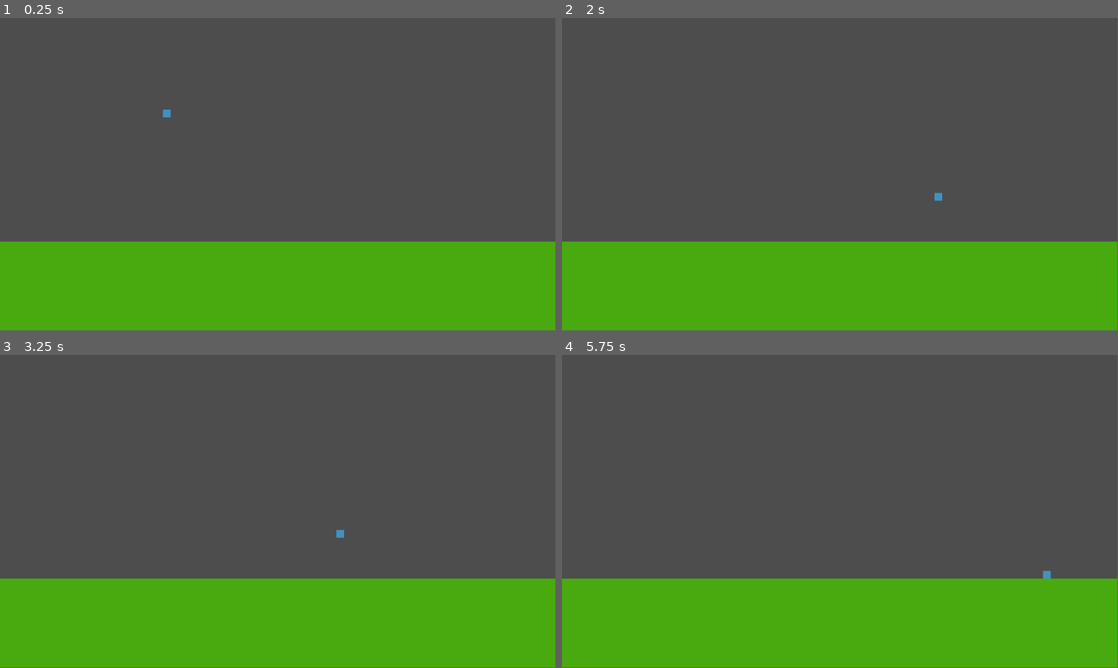
Above: before the commit, frames 1-4 (two rows, left to right).
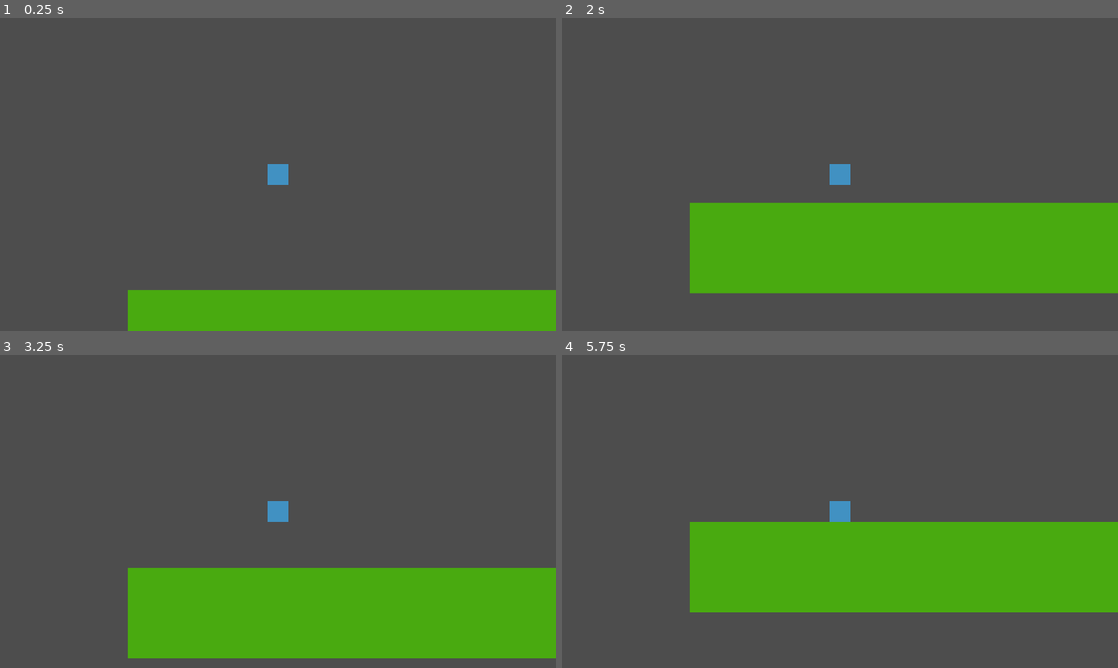
Above: after the commit, the same moments.

Repository: Robbit2/Winter-Melon-Jam-2023-Game
Game: Godot game, scene res://Scenes/main.tscn
The game is run twice, just before and just after one commit, with the same random seed, the same clock (stepped at 60 frames per second) and the same inputs.
Inputs:
- Up to frame 1 (0.25 s): no input
- Up to frame 2 (2 s): tap Enter (ui_accept) at 0.5, 0.6, 1.55 s; hold Right (ui_right) from 0.53 s (still down); tap W (jump, bound only after the commit) at 0.77, 0.8, 1.07, 1.35, 1.52, 1.82 s
- Up to frame 3 (3.25 s): release Right (ui_right) at 2.03 s; hold Left (ui_left) 2.03-2.78 s; tap Enter (ui_accept) at 2.1, 2.85 s; tap W (jump, bound only after the commit) at 2.3, 3.02 s; hold Right (ui_right) from 2.78 s (still down)
- Up to frame 4 (5.75 s): tap W (jump, bound only after the commit) at 3.32, 3.6, 3.77, 4.07, 4.52, 4.82, 5.3 s; release Right (ui_right) at 4.28 s; hold Left (ui_left) 4.28-5.03 s; tap Enter (ui_accept) at 4.35, 5.1 s; hold Right (ui_right) from 5.03 s (still down)
The window is 799x449 before the commit and 800x450 after it. Grey fills any space a smaller window leaves; there, only what the larger window draws over its background counts as a difference.

The runs differ from the first frame. In frame 1, 19% of the frame differs, in the area x 0-100%, y 0-100%; in frame 2, 26%; in frame 3, 12%; in frame 4, 34%, in the area x 0-100%, y 46-100%.

Commit message:
added double jump
player can double jump and then jumps get reset when they touch the ground

Diff:
--- a/Scenes/Entities/player.gd
+++ b/Scenes/Entities/player.gd
@@ -1,25 +1,29 @@
 extends CharacterBody2D
 
 
-const SPEED = 300.0
+const SPEED = 750.0
 const JUMP_VELOCITY = -400.0
+var jumps = 2
 
 # Get the gravity from the project settings to be synced with RigidBody nodes.
 var gravity = ProjectSettings.get_setting("physics/2d/default_gravity")
 
 
 func _physics_process(delta):
-	# Add the gravity.
+	# gravity
 	if not is_on_floor():
 		velocity.y += gravity * delta
 
-	# Handle jump.
-	if Input.is_action_just_pressed("ui_accept") and is_on_floor():
+	# reset double jump, can add in extra checks for charm in the future
+	if is_on_floor():
+		jumps = 2
+
+	# Handles Jump, if player is on the ground or has double jump let them jump
+	if Input.is_action_just_pressed("jump") and is_on_floor() or Input.is_action_just_pressed("jump") and jumps > 0:
 		velocity.y = JUMP_VELOCITY
+		jumps = max(0, jumps - 1)
 
-	# Get the input direction and handle the movement/deceleration.
-	# As good practice, you should replace UI actions with custom gameplay actions.
-	var direction = Input.get_axis("ui_left", "ui_right")
+	var direction = Input.get_axis("left", "right")
 	if direction:
 		velocity.x = direction * SPEED
 	else:
--- a/Scenes/Entities/player.tscn
+++ b/Scenes/Entities/player.tscn
@@ -21,7 +21,11 @@
 script = ExtResource("1_ul8et")
 
 [node name="Sprite" type="AnimatedSprite2D" parent="."]
+scale = Vector2(3, 3)
 sprite_frames = SubResource("SpriteFrames_igojk")
 
 [node name="Hitbox" type="CollisionShape2D" parent="."]
+scale = Vector2(3, 3)
 shape = SubResource("RectangleShape2D_8v7ij")
+
+[node name="Camera2D" type="Camera2D" parent="."]
--- a/project.godot
+++ b/project.godot
@@ -15,6 +15,35 @@
 config/features=PackedStringArray("4.2", "GL Compatibility")
 config/icon="res://icon.svg"
 
+[display]
+
+window/size/viewport_width=1280
+window/size/viewport_height=720
+
+[input]
+
+left={
+"deadzone": 0.5,
+"events": [Object(InputEventKey,"resource_local_to_scene":false,"resource_name":"","device":0,"window_id":0,"alt_pressed":false,"shift_pressed":false,"ctrl_pressed":false,"meta_pressed":false,"pressed":false,"keycode":0,"physical_keycode":65,"key_label":0,"unicode":0,"echo":false,"script":null)
+]
+}
+right={
+"deadzone": 0.5,
+"events": [Object(InputEventKey,"resource_local_to_scene":false,"resource_name":"","device":-1,"window_id":0,"alt_pressed":false,"shift_pressed":false,"ctrl_pressed":false,"meta_pressed":false,"pressed":false,"keycode":0,"physical_keycode":68,"key_label":0,"unicode":100,"echo":false,"script":null)
+]
+}
+jump={
+"deadzone": 0.5,
+"events": [Object(InputEventKey,"resource_local_to_scene":false,"resource_name":"","device":-1,"window_id":0,"alt_pressed":false,"shift_pressed":false,"ctrl_pressed":false,"meta_pressed":false,"pressed":false,"keycode":0,"physical_keycode":87,"key_label":0,"unicode":119,"echo":false,"script":null)
+]
+}
+dash={
+"deadzone": 0.5,
+"events": [Object(InputEventKey,"resource_local_to_scene":false,"resource_name":"","device":-1,"window_id":0,"alt_pressed":false,"shift_pressed":false,"ctrl_pressed":false,"meta_pressed":false,"pressed":false,"keycode":0,"physical_keycode":4194325,"key_label":0,"unicode":0,"echo":false,"script":null)
+, Object(InputEventKey,"resource_local_to_scene":false,"resource_name":"","device":-1,"window_id":0,"alt_pressed":false,"shift_pressed":false,"ctrl_pressed":false,"meta_pressed":false,"pressed":false,"keycode":0,"physical_keycode":88,"key_label":0,"unicode":120,"echo":false,"script":null)
+]
+}
+
 [rendering]
 
 renderer/rendering_method="gl_compatibility"
